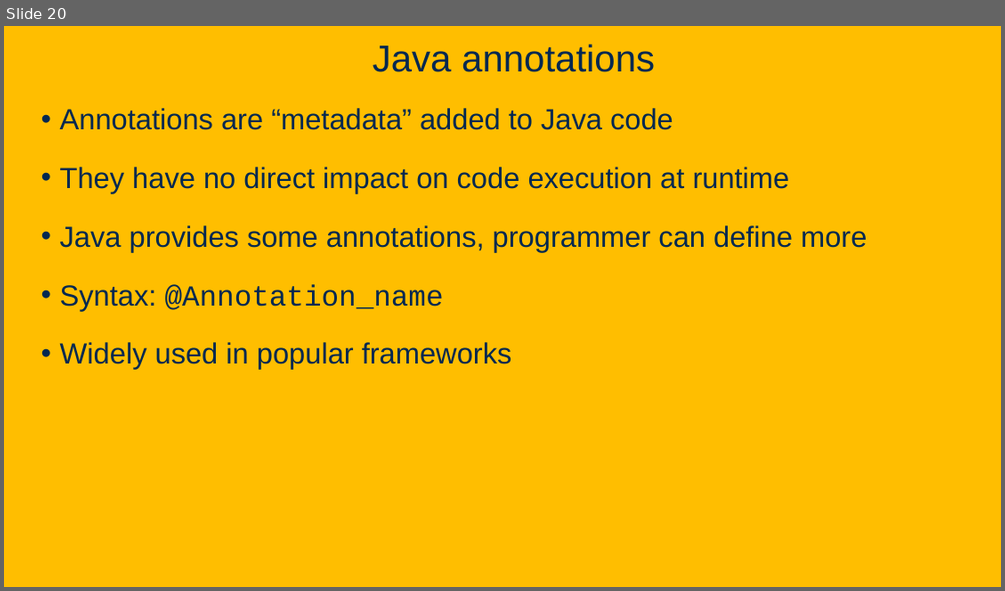
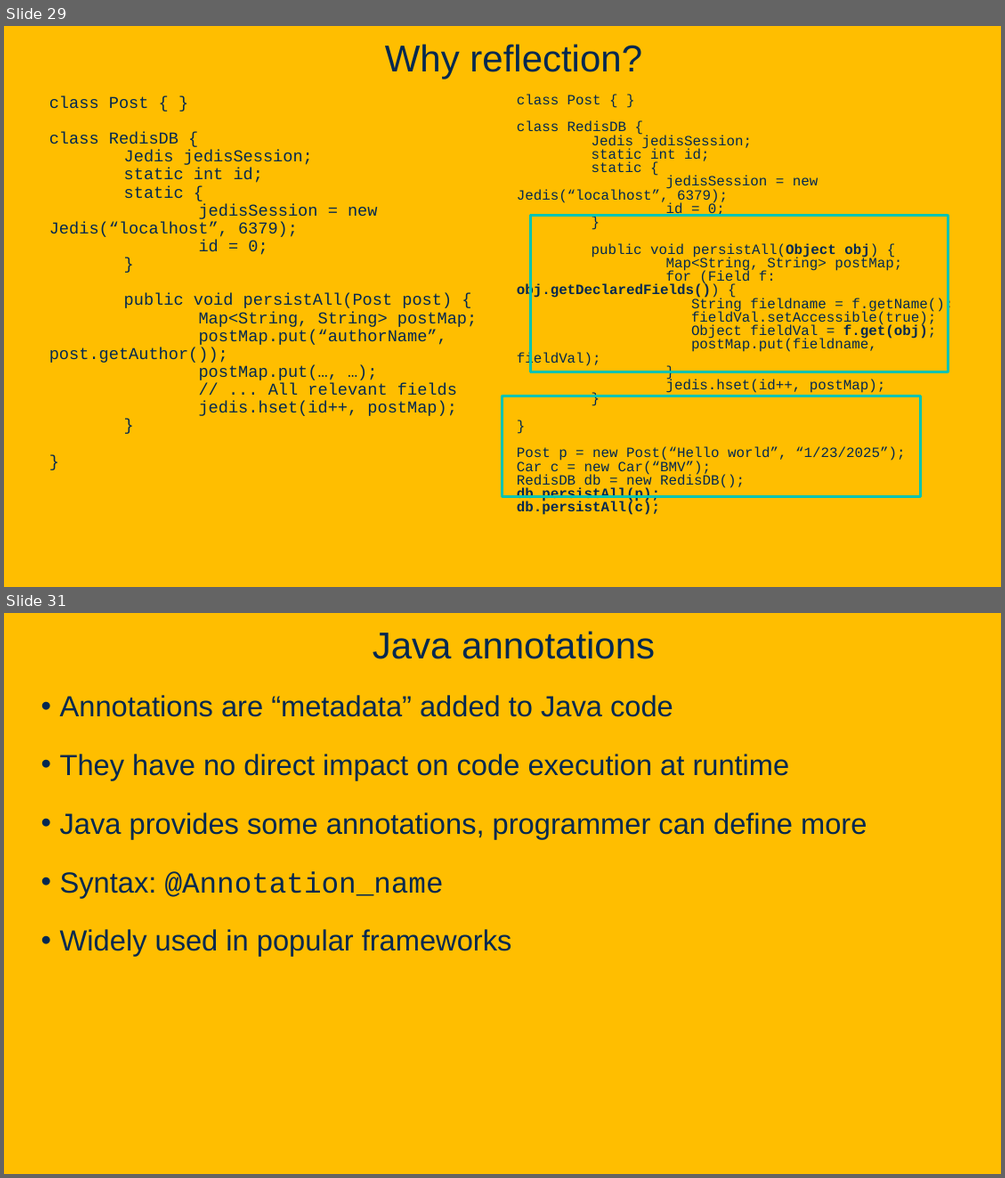
Before and after one commit to davsec-teaching/ECS160-Winter2025, a slide deck: slides/5_annotations_and_reflection.pptx. Shown one above the other, each under a label of ours: slide 20 before the commit, slides 29 and 31 after it; the slides between them are not shown. The pictures are 1005x591 and 1005x1178 pixels, drawn with LibreOffice and Linux fonts; fonts in the diff are those of the drawing; background and template pictures are left out. Boxes give left, top, right and bottom in pixels: in the first picture for what was removed or moved away, otherwise in the second. Text is boxed around its words. In the diff, an @@ line names an element or a change of style, - is before the commit and + after.

Commit message:
Updated reflection and annotations slides

```diff
--- a/slides/5_annotations_and_reflection.pptx
+++ b/slides/5_annotations_and_reflection.pptx
@@ slide 29 added at bbox=[4, 26, 1001, 587], background picture (left out) @@
@@ title added at bbox=[385, 44, 642, 79], 36 pt, text #022850 @@
+Why reflection?
@@ text added at bbox=[49, 96, 477, 416], 16 pt, text #022850 @@
+class Post { }
+class RedisDB {
+Jedis jedisSession;
+static int id;
+static {
+jedisSession = new Jedis(“localhost”, 6379);
+id = 0;
+}
+public void persistAll(Post post) {
+Map<String, String> postMap;
+postMap.put(“authorName”, post.getAuthor());
+postMap.put(…, …);
+// ... All relevant fields
+jedis.hset(id++, postMap);
+}
+}
@@ text added at bbox=[517, 94, 953, 515], 13.6 pt, text #022850 @@
+class Post { }
+class RedisDB {
+Jedis jedisSession;
+static int id;
+static {
+jedisSession = new Jedis(“localhost”, 6379);
+id = 0;
+}
+public void persistAll(Object obj) {
+Map<String, String> postMap;
+for (Field f: obj.getDeclaredFields()) {
+String fieldname = f.getName();
+fieldVal.setAccessible(true);
+Object fieldVal = f.get(obj);
+postMap.put(fieldname, fieldVal);
+}
+jedis.hset(id++, postMap);
+}
+}
+Post p = new Post(“Hello world”, “1/23/2025”);
+Car c = new Car(“BMV”);
+RedisDB db = new RedisDB();
+db.persistAll(p);
+db.persistAll(c);
@@ rectangle added at bbox=[531, 216, 948, 372], outline #00C4B2 2.5 pt @@
@@ rectangle added at bbox=[502, 396, 921, 497], outline #00C4B2 2.5 pt @@
@@ what was slide 20 is now slide 31 @@
```
Also in this commit, not shown: 8 slides changed, 14 other slides added, 4 slides removed.
